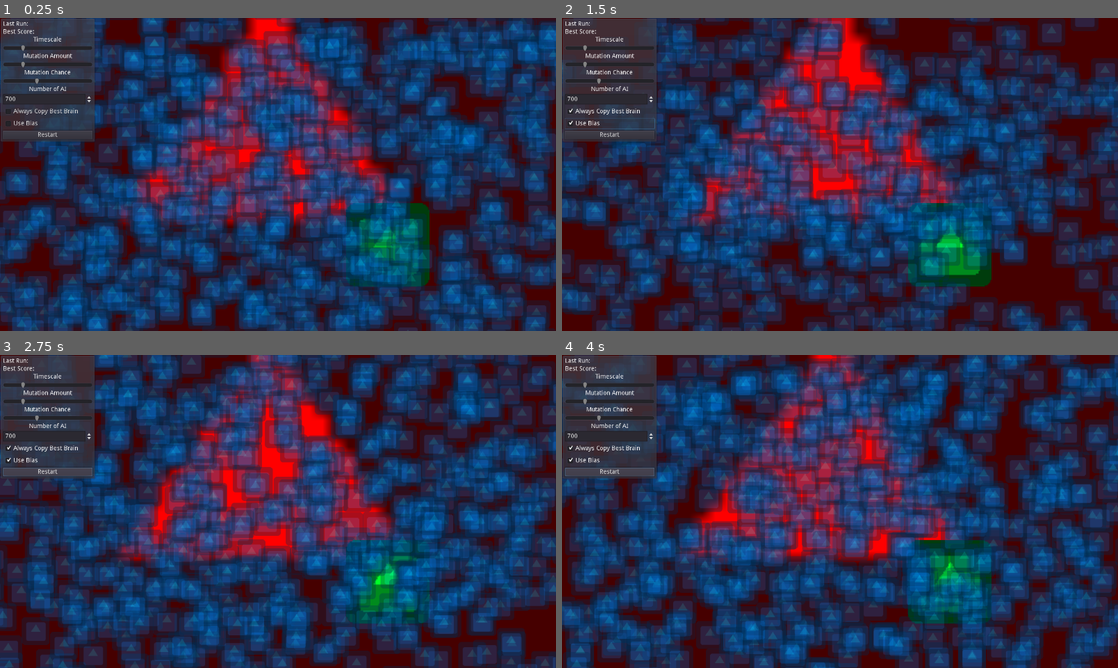
Above: before the commit, frames 1-4 (two rows, left to right).
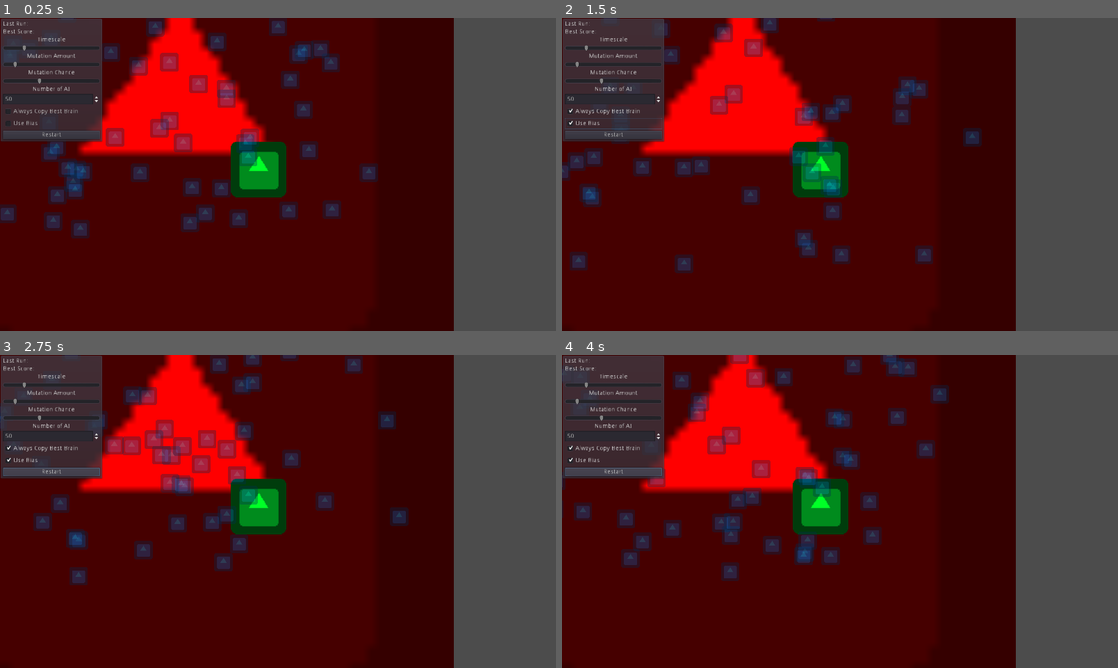
Above: after the commit, the same moments.

Repository: zomdiax5/GodotNeuralCars
Game: Godot game, scene res://Tests/FirstTest/FirstTest.tscn
The game is run twice, just before and just after one commit, with the same random seed, the same clock (stepped at 60 frames per second) and the same inputs. Before the commit the project starts from res://Control.tscn. The engine's default icon, where the game draws it, is replaced by a stand-in: a white triangle on a blue panel in a dark square.
Inputs:
- Up to frame 1 (0.25 s): no input
- Up to frame 2 (1.5 s): click "Always Copy Best Brain" at 0.5 s; click "Use Bias" at 1.25 s
- Up to frame 3 (2.75 s): click "Restart" at 2 s
- Up to frame 4 (4 s): click "Restart" at 2.75 s; click "Restart" at 3.5 s

The runs differ from the first frame. In frame 1, 92% of the frame differs, in the area x 0-100%, y 0-100%; in frame 2, 88%; in frame 3, 91%; in frame 4, 91%.

Commit message:
Added basic Car test + Fixed major issue
all duplicate() should have had `true` passed as an array to duplicate neurons, all this time everything had the same neurons instead of unique ones ://

Diff:
--- a/Control.tscn
+++ /dev/null
@@ -1,138 +0,0 @@
-[gd_scene load_steps=4 format=2]
-
-[ext_resource path="res://icon.png" type="Texture" id=1]
-[ext_resource path="res://UI.gd" type="Script" id=2]
-[ext_resource path="res://Trainer.gd" type="Script" id=4]
-
-[node name="Main" type="Node2D"]
-
-[node name="Icon2" type="Sprite" parent="."]
-modulate = Color( 1, 0, 0, 1 )
-position = Vector2( 608, 406 )
-scale = Vector2( 30, 30 )
-texture = ExtResource( 1 )
-
-[node name="Target" type="Sprite" parent="." groups=["target"]]
-modulate = Color( 0, 1, 0.156863, 1 )
-position = Vector2( 893, 522 )
-scale = Vector2( 3, 3 )
-texture = ExtResource( 1 )
-
-[node name="Trainer" type="Node" parent="."]
-script = ExtResource( 4 )
-
-[node name="CanvasLayer" type="CanvasLayer" parent="."]
-
-[node name="Control" type="Control" parent="CanvasLayer"]
-margin_right = 1280.0
-margin_bottom = 720.0
-rect_min_size = Vector2( 1280, 720 )
-
-[node name="PanelContainer" type="PanelContainer" parent="CanvasLayer/Control"]
-self_modulate = Color( 1, 1, 1, 0.729412 )
-margin_right = 220.0
-margin_bottom = 259.0
-
-[node name="VBoxContainer" type="VBoxContainer" parent="CanvasLayer/Control/PanelContainer"]
-margin_left = 7.0
-margin_top = 7.0
-margin_right = 213.0
-margin_bottom = 279.0
-script = ExtResource( 2 )
-
-[node name="CurrentRun" type="Label" parent="CanvasLayer/Control/PanelContainer/VBoxContainer"]
-margin_right = 206.0
-margin_bottom = 14.0
-text = "Last Run:"
-
-[node name="PreviusBestScore" type="Label" parent="CanvasLayer/Control/PanelContainer/VBoxContainer"]
-margin_top = 18.0
-margin_right = 206.0
-margin_bottom = 32.0
-text = "Best Score:"
-
-[node name="TimeText" type="Label" parent="CanvasLayer/Control/PanelContainer/VBoxContainer"]
-margin_top = 36.0
-margin_right = 206.0
-margin_bottom = 50.0
-text = "Timescale"
-align = 1
-
-[node name="Timescale" type="HSlider" parent="CanvasLayer/Control/PanelContainer/VBoxContainer"]
-margin_top = 54.0
-margin_right = 206.0
-margin_bottom = 70.0
-hint_tooltip = "Changes how fast the simulation is ran (the faster the less accurate the tests will be)."
-max_value = 5.0
-value = 1.0
-
-[node name="MutAmountText" type="Label" parent="CanvasLayer/Control/PanelContainer/VBoxContainer"]
-margin_top = 74.0
-margin_right = 206.0
-margin_bottom = 88.0
-text = "Mutation Amount"
-align = 1
-
-[node name="MutationAmount" type="HSlider" parent="CanvasLayer/Control/PanelContainer/VBoxContainer"]
-margin_top = 92.0
-margin_right = 206.0
-margin_bottom = 108.0
-hint_tooltip = "How much the neural net mutates every run."
-max_value = 0.01
-step = 0.001
-value = 0.002
-
-[node name="MutChanceText" type="Label" parent="CanvasLayer/Control/PanelContainer/VBoxContainer"]
-margin_top = 112.0
-margin_right = 206.0
-margin_bottom = 126.0
-text = "Mutation Chance"
-align = 1
-
-[node name="MutationChance" type="HSlider" parent="CanvasLayer/Control/PanelContainer/VBoxContainer"]
-margin_top = 130.0
-margin_right = 206.0
-margin_bottom = 146.0
-hint_tooltip = "0% - 100%
-The chances to mutate the neural net."
-step = 0.001
-value = 37.0
-
-[node name="AiNumText" type="Label" parent="CanvasLayer/Control/PanelContainer/VBoxContainer"]
-margin_top = 150.0
-margin_right = 206.0
-margin_bottom = 164.0
-text = "Number of AI"
-align = 1
-
-[node name="NumberOfAI" type="SpinBox" parent="CanvasLayer/Control/PanelContainer/VBoxContainer"]
-margin_top = 168.0
-margin_right = 206.0
-margin_bottom = 192.0
-hint_tooltip = "Number of AI to spawn.
-[Requires pressing Restart!]"
-min_value = 1.0
-max_value = 10000.0
-value = 700.0
-
-[node name="CopyBrain" type="CheckBox" parent="CanvasLayer/Control/PanelContainer/VBoxContainer"]
-margin_top = 196.0
-margin_right = 206.0
-margin_bottom = 220.0
-hint_tooltip = "The best neural net is copied to others according to the % of mutation chance, this setting will force everyone to have the mutated copy of the best net last run."
-text = "Always Copy Best Brain"
-
-[node name="UseBias" type="CheckBox" parent="CanvasLayer/Control/PanelContainer/VBoxContainer"]
-margin_top = 224.0
-margin_right = 206.0
-margin_bottom = 248.0
-hint_tooltip = "Add Bias to the output of the neurons.
-Might help the net train, but might also make the results worse."
-text = "Use Bias"
-
-[node name="Restart" type="Button" parent="CanvasLayer/Control/PanelContainer/VBoxContainer"]
-margin_top = 252.0
-margin_right = 206.0
-margin_bottom = 272.0
-hint_tooltip = "Restarts the simulation."
-text = "Restart"
--- a/Global.gd
+++ b/Global.gd
@@ -11,8 +11,11 @@
 
 var use_bias :bool = false
 
+var default_bias = 0.5
+
 signal next_run(number,best)
 signal restart
 
+
 func setval(value,variable_name):
 	set(variable_name,value)
--- a/NN.gd
+++ b/NN.gd
@@ -32,7 +32,8 @@
 		for node in range(0,previous_layer.size()):
 			new_node.weights.append(rand_range(-1,1))
 
-	new_node.bias = rand_range(-0.1,0.1)
+	new_node.bias_weight = rand_range(-1,1)
+	new_node.bias = rand_range(-Global.default_bias,Global.default_bias)
 	if not Global.use_bias:
 		new_node.bias = 0
 	return new_node
--- a/NNode.gd
+++ b/NNode.gd
@@ -8,12 +8,13 @@
 var type :String
 
 var bias :float
+var bias_weight :float
 
 var sum :float = 0
 
 
 func activation_function(sum :float):
-	return ((sum*3) / (1 + abs(sum*3)))#+bias
+	return ((sum*3) / (1 + abs(sum*3)))+(bias*bias_weight)
 	#return tanh(sum)
 
 func calculate(inputs = []):
@@ -35,7 +36,8 @@
 		var change = rand_range((weight_diff*max_n *-1), weight_diff*max_p) # TODO should slowly make the max/min values less propable, rather than fully disabling it suddenly
 		weights[i] += change
 		weights[i] = clamp(weights[i],-1.0,1.0)
-	bias = rand_range(-0.1,0.1)
+	bias += rand_range(-Global.mutation_amount,-Global.mutation_amount)
+	bias = clamp(bias,-1,1)
 
 	if not Global.use_bias:
 		bias = 0
--- /dev/null
+++ b/Tests/CarTest/CarAI.gd
@@ -0,0 +1,75 @@
+extends KinematicBody2D
+
+onready var net :NN = $NN
+
+var score :float = 0
+
+var lost :bool = false
+
+var checks = -1
+
+var ignore = []
+
+func _ready() -> void:
+	randomize()
+	net.create_net([5,3,2])
+
+func map_to_value(value,maximum):
+	return (value/(maximum/2))-1
+
+
+func _process(delta: float) -> void:
+	if lost:
+		score = -1
+
+func _physics_process(delta: float) -> void:
+	move(delta)
+
+func cast_distance(cast:RayCast2D):
+	if not cast.is_colliding():
+		return 0.0
+	return cast.global_position.distance_to(cast.get_collision_point()) / cast.cast_to.y
+
+onready var cast_1: RayCast2D = $cast1
+onready var cast_2: RayCast2D = $cast2
+onready var cast_3: RayCast2D = $cast3
+onready var cast_4: RayCast2D = $cast4
+onready var cast_5: RayCast2D = $cast5
+
+var speed :float = 0.0
+
+func reset():
+	speed = 0.0
+	lost = false
+	checks = -1
+	ignore = []
+
+func move(delta :float):
+	var data = [\
+	cast_distance(cast_1),
+	cast_distance(cast_2),
+	cast_distance(cast_3),
+	cast_distance(cast_4),
+	cast_distance(cast_5)
+	]
+	var result = net.calculate(data)
+	speed += result[0]
+	speed = clamp(speed,-25,42)
+	if lost:
+		return
+	move_and_slide(Vector2(speed,0).rotated(rotation)*10)
+	rotation_degrees += result[1]*4.5
+
+
+func _on_Area2D_body_shape_entered(body_rid: RID, body: Node, body_shape_index: int, local_shape_index: int) -> void:
+	if not (body is Check):
+		lost = true
+
+
+
+func _on_Area2D_area_entered(area: Area2D) -> void:
+	if not area is Check:
+		return
+	if not ignore.has(area):
+		checks += 1
+		ignore.append(area)
--- /dev/null
+++ b/Tests/CarTest/CarAI.tscn
@@ -0,0 +1,66 @@
+[gd_scene load_steps=6 format=2]
+
+[ext_resource path="res://icon.png" type="Texture" id=1]
+[ext_resource path="res://Tests/CarTest/CarAI.gd" type="Script" id=2]
+[ext_resource path="res://NN.gd" type="Script" id=3]
+
+[sub_resource type="RectangleShape2D" id=1]
+extents = Vector2( 32, 16 )
+
+[sub_resource type="RectangleShape2D" id=2]
+extents = Vector2( 35, 18.5 )
+
+[node name="Car" type="KinematicBody2D"]
+position = Vector2( 617, 344 )
+collision_layer = 2
+script = ExtResource( 2 )
+
+[node name="CollisionShape2D" type="CollisionShape2D" parent="."]
+shape = SubResource( 1 )
+
+[node name="Icon" type="Sprite" parent="."]
+scale = Vector2( 1, 0.5 )
+texture = ExtResource( 1 )
+
+[node name="cast1" type="RayCast2D" parent="."]
+enabled = true
+cast_to = Vector2( 0, 120 )
+
+[node name="cast2" type="RayCast2D" parent="."]
+rotation = -0.785397
+enabled = true
+cast_to = Vector2( 0, 120 )
+
+[node name="cast3" type="RayCast2D" parent="."]
+rotation = -1.57079
+enabled = true
+cast_to = Vector2( 0, 120 )
+
+[node name="cast4" type="RayCast2D" parent="."]
+rotation = -2.35619
+enabled = true
+cast_to = Vector2( 0, 120 )
+
+[node name="cast5" type="RayCast2D" parent="."]
+rotation = -3.14159
+enabled = true
+cast_to = Vector2( 0, 120 )
+
+[node name="Hood" type="Sprite" parent="."]
+position = Vector2( 26, 0 )
+scale = Vector2( 0.1, 0.4 )
+texture = ExtResource( 1 )
+
+[node name="NN" type="Node" parent="."]
+script = ExtResource( 3 )
+
+[node name="Area2D" type="Area2D" parent="."]
+collision_layer = 0
+collision_mask = 12
+
+[node name="CollisionShape2D" type="CollisionShape2D" parent="Area2D"]
+position = Vector2( 0, 0.5 )
+shape = SubResource( 2 )
+
+[connection signal="area_entered" from="Area2D" to="." method="_on_Area2D_area_entered"]
+[connection signal="body_shape_entered" from="Area2D" to="." method="_on_Area2D_body_shape_entered"]
--- /dev/null
+++ b/Tests/CarTest/CarTest.tscn
@@ -0,0 +1,187 @@
+[gd_scene load_steps=4 format=2]
+
+[ext_resource path="res://UI.tscn" type="PackedScene" id=2]
+[ext_resource path="res://Tests/CarTest/CarTrainer.gd" type="Script" id=3]
+[ext_resource path="res://Tests/CarTest/Check.tscn" type="PackedScene" id=4]
+
+[node name="Node2D" type="Node2D"]
+
+[node name="Trainer" type="Node" parent="."]
+script = ExtResource( 3 )
+
+[node name="CanvasLayer" parent="." instance=ExtResource( 2 )]
+
+[node name="PanelContainer" parent="CanvasLayer/Control" index="0"]
+anchor_top = 1.0
+anchor_bottom = 1.0
+margin_top = -286.0
+margin_bottom = 0.0
+
+[node name="Camera2D" type="Camera2D" parent="."]
+position = Vector2( 895, 623 )
+current = true
+zoom = Vector2( 2, 2 )
+
+[node name="Checkpoints" type="Node2D" parent="."]
+
+[node name="Check" parent="." instance=ExtResource( 4 )]
+
+[node name="Check2" parent="." instance=ExtResource( 4 )]
+position = Vector2( 94, 367 )
+rotation = -0.527065
+
+[node name="Check3" parent="." instance=ExtResource( 4 )]
+position = Vector2( 302, 495 )
+rotation = -1.07158
+
+[node name="Check4" parent="." instance=ExtResource( 4 )]
+position = Vector2( 490, 529 )
+rotation = -1.35112
+
+[node name="Check5" parent="." instance=ExtResource( 4 )]
+position = Vector2( 678, 539 )
+rotation = -1.63737
+
+[node name="Check6" parent="." instance=ExtResource( 4 )]
+position = Vector2( 910, 515 )
+rotation = -1.63737
+
+[node name="Check7" parent="." instance=ExtResource( 4 )]
+position = Vector2( 1132, 485 )
+rotation = -1.63737
+
+[node name="Check8" parent="." instance=ExtResource( 4 )]
+position = Vector2( 1334, 397 )
+rotation = -2.06972
+
+[node name="Check9" parent="." instance=ExtResource( 4 )]
+position = Vector2( 1458, 177 )
+rotation = -2.68333
+
+[node name="Check10" parent="." instance=ExtResource( 4 )]
+position = Vector2( 1514, -23 )
+rotation = -2.68333
+
+[node name="Check11" parent="." instance=ExtResource( 4 )]
+position = Vector2( 1596, -183 )
+rotation = -2.68333
+
+[node name="Check12" parent="." instance=ExtResource( 4 )]
+position = Vector2( 1776, -245 )
+rotation = -1.86252
+
+[node name="Check13" parent="." instance=ExtResource( 4 )]
+position = Vector2( 2000, -139 )
+rotation = -0.840142
+
+[node name="Check14" parent="." instance=ExtResource( 4 )]
+position = Vector2( 2086, 64.9999 )
+rotation = -0.261526
+
+[node name="Check15" parent="." instance=ExtResource( 4 )]
+position = Vector2( 2114, 393 )
+rotation = -0.261526
+
+[node name="Check16" parent="." instance=ExtResource( 4 )]
+position = Vector2( 2134, 641 )
+rotation = -0.261526
+
+[node name="Check17" parent="." instance=ExtResource( 4 )]
+position = Vector2( 2253, 919 )
+rotation = -0.261526
+
+[node name="Check18" parent="." instance=ExtResource( 4 )]
+position = Vector2( 2377, 1119 )
+rotation = -0.261526
+
+[node name="Check19" parent="." instance=ExtResource( 4 )]
+position = Vector2( 2336, 1302 )
+rotation = 0.381567
+
+[node name="Check20" parent="." instance=ExtResource( 4 )]
+position = Vector2( 2231, 1411 )
+rotation = 0.847676
+
+[node name="Check21" parent="." instance=ExtResource( 4 )]
+position = Vector2( 1993, 1447 )
+rotation = 1.80172
+
+[node name="Check22" parent="." instance=ExtResource( 4 )]
+position = Vector2( 1784, 1304 )
+rotation = 2.1091
+
+[node name="Check23" parent="." instance=ExtResource( 4 )]
+position = Vector2( 1570, 1145 )
+rotation = 2.1091
+
+[node name="Check24" parent="." instance=ExtResource( 4 )]
+position = Vector2( 1332, 1069 )
+rotation = 1.64469
+
+[node name="Check25" parent="." instance=ExtResource( 4 )]
+position = Vector2( 985, 1099 )
+rotation = 1.18112
+
+[node name="Check26" parent="." instance=ExtResource( 4 )]
+position = Vector2( 783, 1244 )
+rotation = 1.18112
+
+[node name="Check27" parent="." instance=ExtResource( 4 )]
+position = Vector2( 507, 1334 )
+rotation = 1.48944
+
+[node name="Check28" parent="." instance=ExtResource( 4 )]
+position = Vector2( 245, 1279 )
+rotation = 1.83259
+
+[node name="Check29" parent="." instance=ExtResource( 4 )]
+position = Vector2( 24.0001, 1191 )
+rotation = 2.52873
+
+[node name="Check30" parent="." instance=ExtResource( 4 )]
+position = Vector2( -112, 1017 )
+rotation = 2.52873
+
+[node name="Check31" parent="." instance=ExtResource( 4 )]
+position = Vector2( -314, 912 )
+rotation = 1.8775
+
+[node name="Check32" parent="." instance=ExtResource( 4 )]
+position = Vector2( -497, 886 )
+rotation = 1.8775
+
+[node name="Check33" parent="." instance=ExtResource( 4 )]
+position = Vector2( -649, 681 )
+rotation = 3.10396
+
+[node name="Check34" parent="." instance=ExtResource( 4 )]
+position = Vector2( -668, 469 )
+rotation = 3.10396
+
+[node name="Check35" parent="." instance=ExtResource( 4 )]
+position = Vector2( -671, 227 )
+rotation = 3.10396
+
+[node name="Check36" parent="." instance=ExtResource( 4 )]
+position = Vector2( -704, 11 )
+rotation = 3.10396
+
+[node name="Check37" parent="." instance=ExtResource( 4 )]
+position = Vector2( -709, -163 )
+rotation = 3.10396
+
+[node name="Check38" parent="." instance=ExtResource( 4 )]
+position = Vector2( -733, -441 )
+rotation = 3.10396
+
+[node name="StaticBody2D" type="StaticBody2D" parent="."]
+collision_layer = 5
+
+[node name="CollisionShape2D" type="CollisionPolygon2D" parent="StaticBody2D"]
+position = Vector2( 1, 0 )
+polygon = PoolVector2Array( -139, -60, 184, -60, 179, 206, 227, 271, 292, 332, 370, 349, 516, 372, 662, 377, 846, 372, 1010, 362, 1126, 322, 1229, 299, 1345, 168, 1376, 44, 1450, -94, 1504, -200, 1591, -266, 1758, -306, 1897, -312, 2047, -259, 2139, -162, 2187, -51, 2235, 120, 2250, 302, 2253, 467, 2265, 620, 2253, 719, 2284, 784, 2389, 868, 2476, 964, 2545, 1140, 2505, 1324, 2344, 1497, 2134, 1593, 1920, 1556, 1764, 1446, 1591, 1299, 1431, 1159, 1229, 1140, 1046, 1147, 947, 1276, 896, 1364, 695, 1466, 484, 1485, 316, 1546, 208, 1435, 19, 1389, -91, 1254, -219, 1107, -301, 1025, -485, 1009, -612, 997, -758, 978, -774, 819, -745, 587, -777, 384, -777, 143, -1193, 54, -1124, 1843, 3165, 1783, 2905, -772, -1190, -611, -1232, 40, -894, 123, -844, -322, -613, -326, -563, -83 )
+
+[node name="CollisionShape2D2" type="CollisionPolygon2D" parent="StaticBody2D"]
+polygon = PoolVector2Array( -251, -123, -108, -120, -118, 401, 35, 572, 206, 638, 620, 705, 957, 688, 1207, 635, 1428, 539, 1530, 464, 1559, 309, 1602, 147, 1631, 2, 1679, -107, 1759, -150, 1893, -126, 1962, 45, 1968, 400, 2000, 705, 2083, 835, 2205, 982, 2248, 1204, 2179, 1327, 2096, 1351, 2008, 1324, 1946, 1270, 1842, 1180, 1701, 1089, 1566, 1030, 1431, 1005, 1231, 1014, 1057, 1015, 967, 993, 878, 1046, 684, 1142, 662, 1188, 545, 1228, 467, 1254, 384, 1343, 326, 1233, 214, 1150, 126, 1065, 78, 974, -27, 878, -144, 803, -272, 782, -411, 774, -488, 747, -531, 664, -542, 574, -544, 491, -534, 392, -539, 221, -552, 16, -547, -134 )
+
+[editable path="CanvasLayer"]
--- /dev/null
+++ b/Tests/CarTest/CarTrainer.gd
@@ -0,0 +1,86 @@
+extends Node
+
+var run :int = 0
+
+var timer :float = 0
+
+var AI = preload("res://Tests/CarTest/CarAI.tscn")
+
+var ran :bool = false
+
+
+func _ready() -> void:
+	if !ran:
+		Global.connect("restart",self,"restart")
+		ran = true
+
+
+func setup():
+	for i in range(0,Global.amount_of_AI):
+		var scene = AI.instance()
+		add_child(scene)
+		scene.global_position = Vector2(0,0)
+		scene.rotation_degrees = 90
+
+func _physics_process(delta:float):
+	Engine.time_scale = Global.timescale
+	if timer > 20:
+		next_run()
+		timer = 0
+	timer+=delta
+	var x = false
+	for car in get_children():
+		if not car.lost:
+			x = true
+	if x != true:
+		timer = 999
+
+func restart():
+	for child in get_children():
+		child.queue_free()
+	run = 0
+	timer = 0
+	setup()
+
+func next_run():
+	run += 1
+	var best_score = -999999999999
+	var best_node = null
+
+	for node in get_children():
+		var score = calculate_score(node)
+		if score > best_score or best_node == null:
+			best_score = score
+			best_node = node
+		node.global_position = Vector2(0,0)
+		node.rotation_degrees = 90
+
+	for node in get_children():
+		if Global.always_copy_brain and node != best_node:
+			node.net.neural_net = null
+			node.net.neural_net = best_node.net.neural_net.duplicate(true)
+		if rand_range(0,100) < Global.mutation_chance and node != best_node:
+			node.net.neural_net = null
+			node.net.neural_net = best_node.net.neural_net.duplicate(true)
+			node.net.mutate()
+
+
+	print("Starting round %s..." % run)
+	print("Previous best score: %s" % best_score)
+	Global.emit_signal("next_run",run,best_score)
+
+	reset_world()
+
+
+func reset_world():
+	pass
+
+func calculate_score(node :Node2D):
+	var score
+	score = node.checks * 200 + node.global_position.distance_to(
+		get_tree().get_nodes_in_group("Check")[node.checks].global_position
+	)
+	node.reset()
+	return score
+
+	#return 10 - node.global_position.distance_to(Vector2(1280/2,720/2))
--- /dev/null
+++ b/Tests/CarTest/Check.gd
@@ -0,0 +1,2 @@
+extends Area2D
+class_name Check
--- /dev/null
+++ b/Tests/CarTest/Check.tscn
@@ -0,0 +1,15 @@
+[gd_scene load_steps=3 format=2]
+
+[ext_resource path="res://Tests/CarTest/Check.gd" type="Script" id=1]
+
+[sub_resource type="RectangleShape2D" id=1]
+extents = Vector2( 142, 10 )
+
+[node name="Check" type="Area2D" groups=["Check"]]
+modulate = Color( 0.266667, 0, 1, 1 )
+position = Vector2( 26, 209 )
+collision_layer = 8
+script = ExtResource( 1 )
+
+[node name="CollisionShape2D" type="CollisionShape2D" parent="."]
+shape = SubResource( 1 )
--- /dev/null
+++ b/Tests/CarTest/Wall.tscn
@@ -0,0 +1,13 @@
+[gd_scene load_steps=2 format=2]
+
+[sub_resource type="RectangleShape2D" id=1]
+extents = Vector2( 131, 15.5 )
+
+[node name="Wall" type="StaticBody2D"]
+modulate = Color( 1, 0, 0, 1 )
+position = Vector2( -11, 0 )
+collision_layer = 5
+
+[node name="CollisionShape2D" type="CollisionShape2D" parent="."]
+position = Vector2( 0, 2 )
+shape = SubResource( 1 )
--- a/AI.gd
+++ b/Tests/FirstTest/AI.gd
@@ -22,6 +22,8 @@
 	var dist = global_position.distance_to(target.global_position)
 	if dist < 200:
 		score+=delta* ((200/dist)*0.05)
+
+func _physics_process(delta: float) -> void:
 	move(delta)
 
 func move(delta :float):
--- a/AI.tscn
+++ b/Tests/FirstTest/AI.tscn
@@ -1,8 +1,8 @@
 [gd_scene load_steps=4 format=2]
 
-[ext_resource path="res://NN.gd" type="Script" id=1]
-[ext_resource path="res://AI.gd" type="Script" id=2]
-[ext_resource path="res://icon.png" type="Texture" id=3]
+[ext_resource path="res://icon.png" type="Texture" id=1]
+[ext_resource path="res://Tests/FirstTest/AI.gd" type="Script" id=2]
+[ext_resource path="res://NN.gd" type="Script" id=3]
 
 [node name="AI" type="KinematicBody2D"]
 position = Vector2( 608, 410 )
--- /dev/null
+++ b/Tests/FirstTest/FirstTest.tscn
@@ -0,0 +1,24 @@
+[gd_scene load_steps=4 format=2]
+
+[ext_resource path="res://icon.png" type="Texture" id=1]
+[ext_resource path="res://Tests/FirstTest/Trainer.gd" type="Script" id=2]
+[ext_resource path="res://UI.tscn" type="PackedScene" id=3]
+
+[node name="Main" type="Node2D"]
+
+[node name="Icon2" type="Sprite" parent="."]
+modulate = Color( 1, 0, 0, 1 )
+position = Vector2( 608, 406 )
+scale = Vector2( 30, 30 )
+texture = ExtResource( 1 )
+
+[node name="Target" type="Sprite" parent="." groups=["target"]]
+modulate = Color( 0, 1, 0.156863, 1 )
+position = Vector2( 893, 522 )
+scale = Vector2( 3, 3 )
+texture = ExtResource( 1 )
+
+[node name="Trainer" type="Node" parent="."]
+script = ExtResource( 2 )
+
+[node name="CanvasLayer" parent="." instance=ExtResource( 3 )]
--- a/Trainer.gd
+++ b/Tests/FirstTest/Trainer.gd
@@ -4,7 +4,7 @@
 
 var timer :float = 0
 
-var AI = preload("res://AI.tscn")
+var AI = preload("res://Tests/FirstTest/AI.tscn")
 
 var ran :bool = false
 
--- /dev/null
+++ b/UI.tscn
@@ -0,0 +1,120 @@
+[gd_scene load_steps=2 format=2]
+
+[ext_resource path="res://UI.gd" type="Script" id=1]
+
+[node name="CanvasLayer" type="CanvasLayer"]
+
+[node name="Control" type="Control" parent="."]
+margin_right = 1280.0
+margin_bottom = 720.0
+rect_min_size = Vector2( 1280, 720 )
+rect_scale = Vector2( 1.5, 1.5 )
+
+[node name="PanelContainer" type="PanelContainer" parent="Control"]
+self_modulate = Color( 1, 1, 1, 0.729412 )
+margin_right = 237.0
+margin_bottom = 286.0
+
+[node name="VBoxContainer" type="VBoxContainer" parent="Control/PanelContainer"]
+margin_left = 7.0
+margin_top = 7.0
+margin_right = 230.0
+margin_bottom = 279.0
+script = ExtResource( 1 )
+
+[node name="CurrentRun" type="Label" parent="Control/PanelContainer/VBoxContainer"]
+margin_right = 223.0
+margin_bottom = 14.0
+text = "Last Run:"
+
+[node name="PreviusBestScore" type="Label" parent="Control/PanelContainer/VBoxContainer"]
+margin_top = 18.0
+margin_right = 223.0
+margin_bottom = 32.0
+text = "Best Score:"
+
+[node name="TimeText" type="Label" parent="Control/PanelContainer/VBoxContainer"]
+margin_top = 36.0
+margin_right = 223.0
+margin_bottom = 50.0
+text = "Timescale"
+align = 1
+
+[node name="Timescale" type="HSlider" parent="Control/PanelContainer/VBoxContainer"]
+margin_top = 54.0
+margin_right = 223.0
+margin_bottom = 70.0
+hint_tooltip = "Changes how fast the simulation is ran (the faster the less accurate the tests will be)."
+max_value = 5.0
+value = 1.0
+
+[node name="MutAmountText" type="Label" parent="Control/PanelContainer/VBoxContainer"]
+margin_top = 74.0
+margin_right = 223.0
+margin_bottom = 88.0
+text = "Mutation Amount"
+align = 1
+
+[node name="MutationAmount" type="HSlider" parent="Control/PanelContainer/VBoxContainer"]
+margin_top = 92.0
+margin_right = 223.0
+margin_bottom = 108.0
+hint_tooltip = "How much the neural net mutates every run."
+max_value = 0.02
+step = 0.001
+value = 0.002
+
+[node name="MutChanceText" type="Label" parent="Control/PanelContainer/VBoxContainer"]
+margin_top = 112.0
+margin_right = 223.0
+margin_bottom = 126.0
+text = "Mutation Chance"
+align = 1
+
+[node name="MutationChance" type="HSlider" parent="Control/PanelContainer/VBoxContainer"]
+margin_top = 130.0
+margin_right = 223.0
+margin_bottom = 146.0
+hint_tooltip = "0% - 100%
+The chances to mutate the neural net."
+step = 0.001
+value = 37.0
+
+[node name="AiNumText" type="Label" parent="Control/PanelContainer/VBoxContainer"]
+margin_top = 150.0
+margin_right = 223.0
+margin_bottom = 164.0
+text = "Number of AI"
+align = 1
+
+[node name="NumberOfAI" type="SpinBox" parent="Control/PanelContainer/VBoxContainer"]
+margin_top = 168.0
+margin_right = 223.0
+margin_bottom = 192.0
+hint_tooltip = "Number of AI to spawn.
+[Requires pressing Restart!]"
+min_value = 1.0
+max_value = 10000.0
+value = 50.0
+
+[node name="CopyBrain" type="CheckBox" parent="Control/PanelContainer/VBoxContainer"]
+margin_top = 196.0
+margin_right = 223.0
+margin_bottom = 220.0
+hint_tooltip = "The best neural net is copied to others according to the % of mutation chance, this setting will force everyone to have the mutated copy of the best net last run."
+text = "Always Copy Best Brain"
+
+[node name="UseBias" type="CheckBox" parent="Control/PanelContainer/VBoxContainer"]
+margin_top = 224.0
+margin_right = 223.0
+margin_bottom = 248.0
+hint_tooltip = "Add Bias to the output of the neurons.
+Might help the net train, but might also make the results worse."
+text = "Use Bias"
+
+[node name="Restart" type="Button" parent="Control/PanelContainer/VBoxContainer"]
+margin_top = 252.0
+margin_right = 223.0
+margin_bottom = 272.0
+hint_tooltip = "Restarts the simulation."
+text = "Restart"
--- a/project.godot
+++ b/project.godot
@@ -9,6 +9,11 @@
 config_version=4
 
 _global_script_classes=[ {
+"base": "Area2D",
+"class": "Check",
+"language": "GDScript",
+"path": "res://Tests/CarTest/Check.gd"
+}, {
 "base": "Node",
 "class": "NN",
 "language": "GDScript",
@@ -20,6 +25,7 @@
 "path": "res://NNode.gd"
 } ]
 _global_script_class_icons={
+"Check": "",
 "NN": "",
 "NNode": ""
 }
@@ -27,7 +33,7 @@
 [application]
 
 config/name="NeuralNet"
-run/main_scene="res://Control.tscn"
+run/main_scene="res://Tests/FirstTest/FirstTest.tscn"
 config/icon="res://icon.png"
 
 [autoload]
@@ -36,9 +42,12 @@
 
 [display]
 
-window/size/width=1280
-window/size/height=720
-window/stretch/mode="viewport"
+window/size/width=1920
+window/size/height=1080
+window/size/test_width=1280
+window/size/test_height=720
+window/stretch/mode="2d"
+window/stretch/aspect="keep"
 
 [gui]
 
Not shown: 1 places in Tests/FirstTest/AI.tscn that only renumber resources
